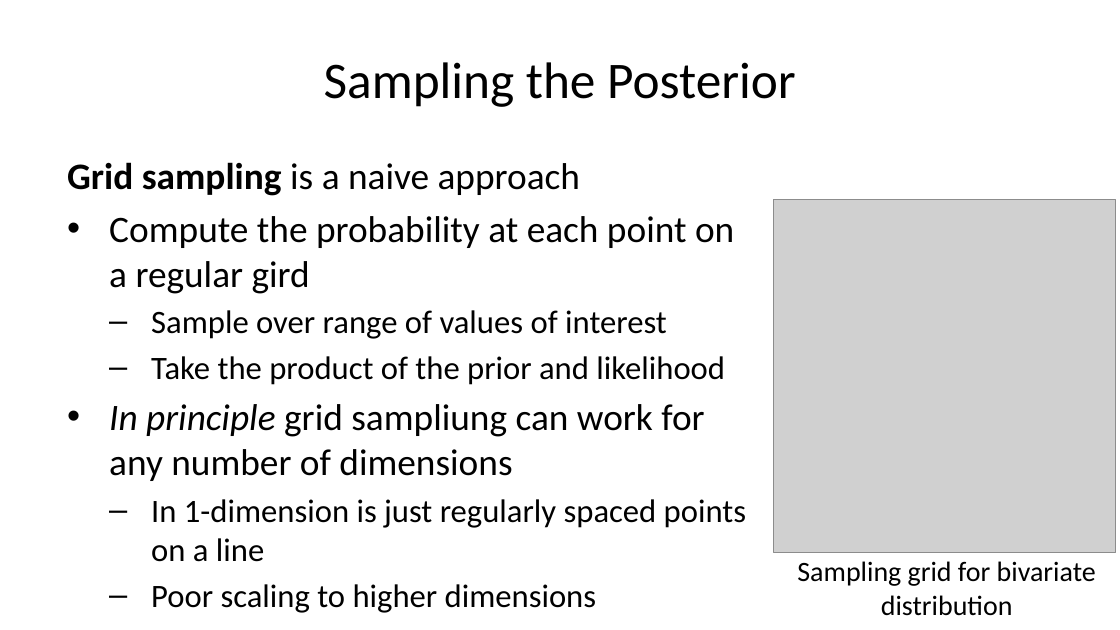
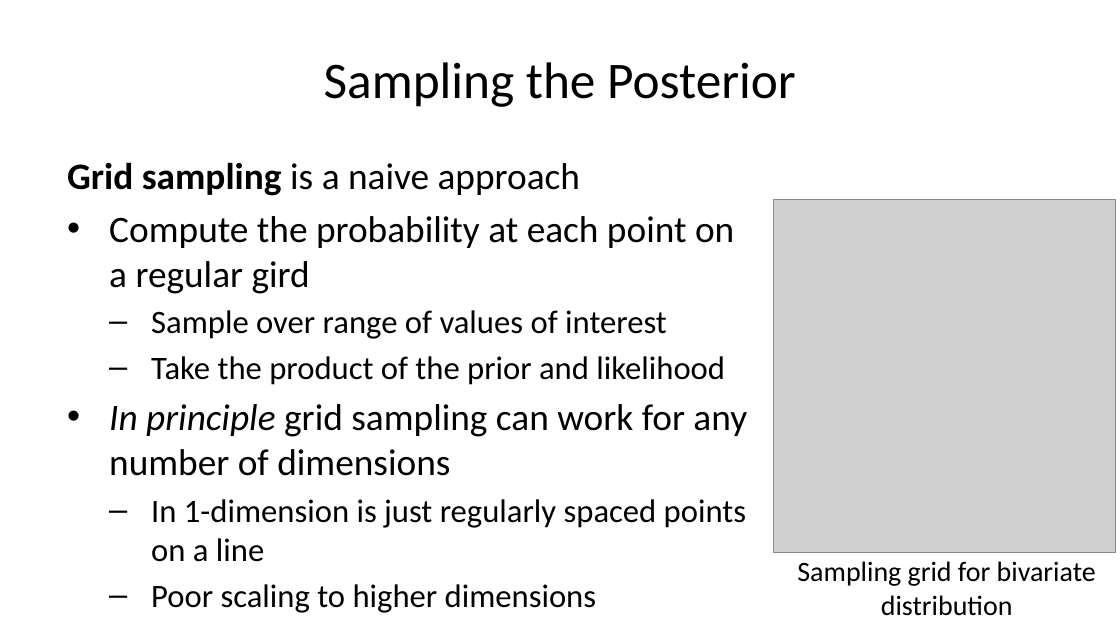
Before and after one commit to StephenElston/CSCI-E-83, a slide deck: slide 38 of LectureSlides/07_IntroductionToBayesModels.pptx. Drawn at 1120x630 pixels with LibreOffice and Linux fonts; fonts in the diff are those of the drawing; grey boxes stand for pictures. Boxes give left, top, right and bottom in pixels: in the first picture for what was removed or moved away, otherwise in the second. Text is boxed around its words. In the diff, an @@ line names an element or a change of style, - is before the commit and + after.

```diff
--- a/LectureSlides/07_IntroductionToBayesModels.pptx
+++ b/LectureSlides/07_IntroductionToBayesModels.pptx
@@ text at [109, 404, 747, 476]: text changed @@
-• In principle grid sampliung can work for any number of dimensions
+• In principle grid sampling can work for any number of dimensions
```
Also in this commit, not shown: 8 other slides changed.
